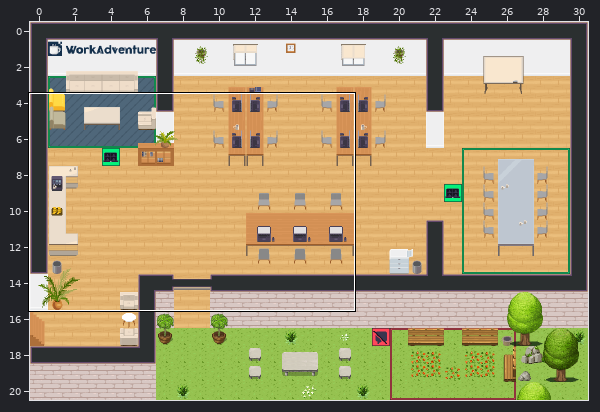
Tiled map (JSON): office.tmj. The picture above shows the old version from afar; the outline marks the close-up.
Close-up. The starting point:
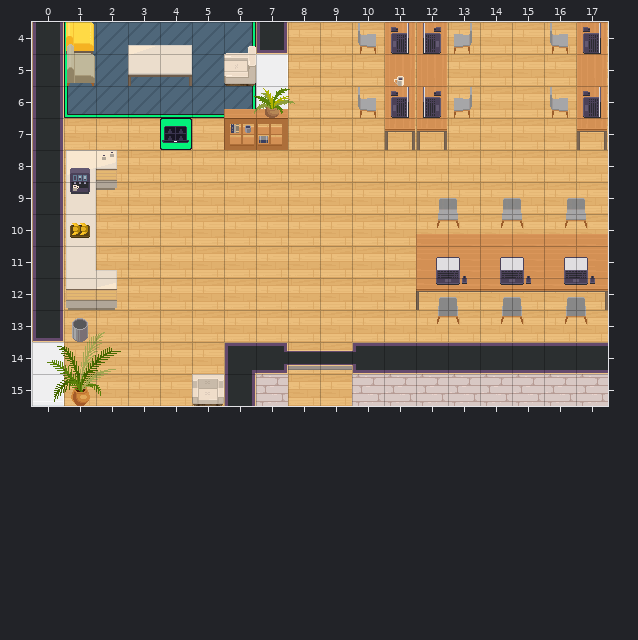
Cells are 32x32 px. Shown: x 0..17, y 4..15. The commit also changed other parts of the map, which this record leaves out.
The result:
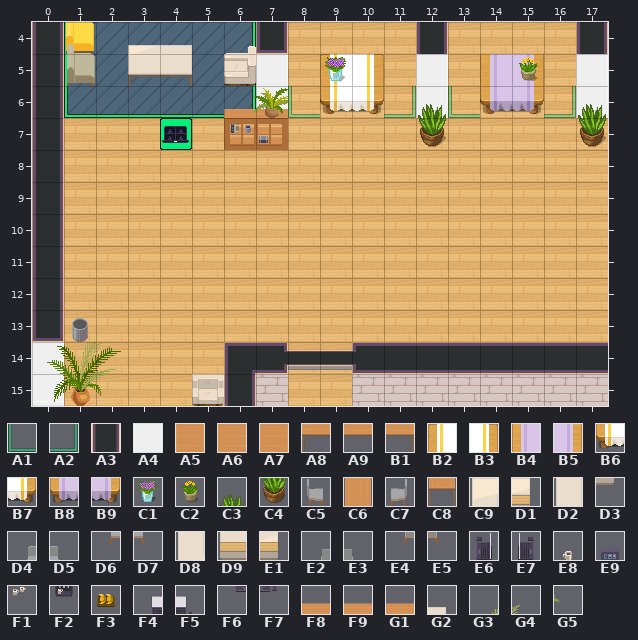
Key: from "Chunk 1": A1 14, A2 15, A3 27, A4 31, A5 49, A6 50, A7 51, A8 52, A9 53, B1 54, B2 57, B3 58, B4 59, B5 60, B6 63, B7 64, B8 65, B9 66, C1 83, C2 84, C3 85, C4 86, C5 87, C6 88, C7 89, C8 95, C9 96, D1 97, D2 100, D3 101, D4 102, D5 103, D6 106, D7 107, D8 108, D9 109, E1 110, E2 111, E3 112, E4 116, E5 117, E6 150, E7 151, E8 153 flipped left-right, E9 154, F1 155, F2 156, F3 157, F4 158, F5 159, F6 160, F7 161, F8 172, F9 173, G1 174, G2 175, G3 180, G4 181, G5 201.
__ is an empty cell, .. an unchanged one.
Tiles of an added or newly shown layer are drawn over the layers below it.
What changed:
--- layer "floor/floor2"
@@ x 8..16 @@
- 6 __ .. .. __ .. __ .. .. __
+ 6 A1 .. .. A2 .. A1 .. .. A2
--- layer "walls/walls1"
@@ x 12..17 @@
- 4 __ .. .. .. .. __
- 5 __ .. .. .. .. __
- 6 __ .. .. .. .. __
+ 4 A3 .. .. .. .. A3
+ 5 A4 .. .. .. .. A4
+ 6 A4 .. .. .. .. A4
--- layer "furniture/Cubes/Tables" (added)
@@ x 9..15 @@
- 5 __ __ .. .. .. __ __
- 6 __ __ .. .. .. __ __
+ 5 B2 B3 .. .. .. B4 B5
+ 6 B6 B7 .. .. .. B8 B9
--- layer "furniture/Cubes/Decorations" (added)
@@ x 9..17 @@
- 5 __ .. .. .. .. .. __ .. ..
- 6 .. .. .. __ .. .. .. .. __
- 7 .. .. .. __ .. .. .. .. __
+ 5 C1 .. .. .. .. .. C2 .. ..
+ 6 .. .. .. C3 .. .. .. .. C3
+ 7 .. .. .. C4 .. .. .. .. C4
--- layer "furniture/furniture1"
@@ x 12..17 @@
-11 A5 A6 A6 A6 A6 A7
-12 A8 A9 A9 A9 A9 B1
+11 __ __ __ __ __ __
+12 __ __ __ __ __ __
--- layer "furniture/furniture2"
@@ x 1..17 @@
- 4 .. .. .. .. .. .. .. .. .. C5 C6 C6 C7 .. .. C5 C6
- 5 .. .. .. .. .. .. .. .. .. .. C6 C6 .. .. .. .. C6
- 6 .. .. .. .. .. .. .. .. .. C5 C6 C6 C7 .. .. C5 C6
- 7 .. .. .. .. .. .. .. .. .. .. C8 C8 .. .. .. .. C8
- 8 C9 D1 .. .. .. .. .. .. .. .. .. .. .. .. .. .. ..
- 9 D2 D3 .. .. .. .. .. .. .. .. .. D4 D5 D4 D5 D4 D5
-10 D2 .. .. .. .. .. .. .. .. .. .. D6 D7 D6 D7 D6 D7
-11 D8 .. .. .. .. .. .. .. .. .. .. .. .. .. .. .. ..
-12 D9 E1 .. .. .. .. .. .. .. .. .. E2 E3 E2 E3 E2 E3
-13 .. .. .. .. .. .. .. .. .. .. .. E4 E5 E4 E5 E4 E5
+ 4 .. .. .. .. .. .. .. .. .. __ __ __ __ .. .. __ __
+ 5 .. .. .. .. .. .. .. .. .. .. __ __ .. .. .. .. __
+ 6 .. .. .. .. .. .. .. .. .. __ __ __ __ .. .. __ __
+ 7 .. .. .. .. .. .. .. .. .. .. __ __ .. .. .. .. __
+ 8 __ __ .. .. .. .. .. .. .. .. .. .. .. .. .. .. ..
+ 9 __ __ .. .. .. .. .. .. .. .. .. __ __ __ __ __ __
+10 __ .. .. .. .. .. .. .. .. .. .. __ __ __ __ __ __
+11 __ .. .. .. .. .. .. .. .. .. .. .. .. .. .. .. ..
+12 __ __ .. .. .. .. .. .. .. .. .. __ __ __ __ __ __
+13 .. .. .. .. .. .. .. .. .. .. .. __ __ __ __ __ __
--- layer "furniture/furniture3"
@@ x 11..17 @@
- 4 E6 E7 .. .. .. .. E6
- 5 E8 .. .. .. .. .. ..
- 6 E6 E7 .. .. .. .. E6
+ 4 __ __ .. .. .. .. __
+ 5 __ .. .. .. .. .. ..
+ 6 __ __ .. .. .. .. __
@@ x 1..17 @@
- 8 E9 F1 .. .. .. .. .. .. .. .. .. .. .. .. .. .. ..
- 9 F2 .. .. .. .. .. .. .. .. .. .. .. .. .. .. .. ..
-10 F3 .. .. .. .. .. .. .. .. .. .. .. .. .. .. .. ..
-11 .. .. .. .. .. .. .. .. .. .. .. F4 F5 F4 F5 F4 F5
-12 .. .. .. .. .. .. .. .. .. .. .. F6 F7 F6 F7 F6 F7
+ 8 __ __ .. .. .. .. .. .. .. .. .. .. .. .. .. .. ..
+ 9 __ .. .. .. .. .. .. .. .. .. .. .. .. .. .. .. ..
+10 __ .. .. .. .. .. .. .. .. .. .. .. .. .. .. .. ..
+11 .. .. .. .. .. .. .. .. .. .. .. __ __ __ __ __ __
+12 .. .. .. .. .. .. .. .. .. .. .. __ __ __ __ __ __
--- layer "above/above1"
@@ x 2..17 @@
-10 .. .. .. .. .. .. .. .. .. .. F8 F9 F9 F9 F9 G1
-11 G2 .. .. .. .. .. .. .. .. .. .. .. .. .. .. ..
+10 .. .. .. .. .. .. .. .. .. .. __ __ __ __ __ __
+11 __ .. .. .. .. .. .. .. .. .. .. .. .. .. .. ..
@@ x 1..2 @@
-13 G3 G4
+13 __ __
--- layer "above/above2"
@@ x 8..8 @@
- 6 G5
+ 6 __
Pixel boxes of the changes (left, top, right, bottom) in both close-ups:
changed: (288, 22, 608, 150)
removed: (66, 150, 117, 342)
removed: (416, 198, 608, 324)
